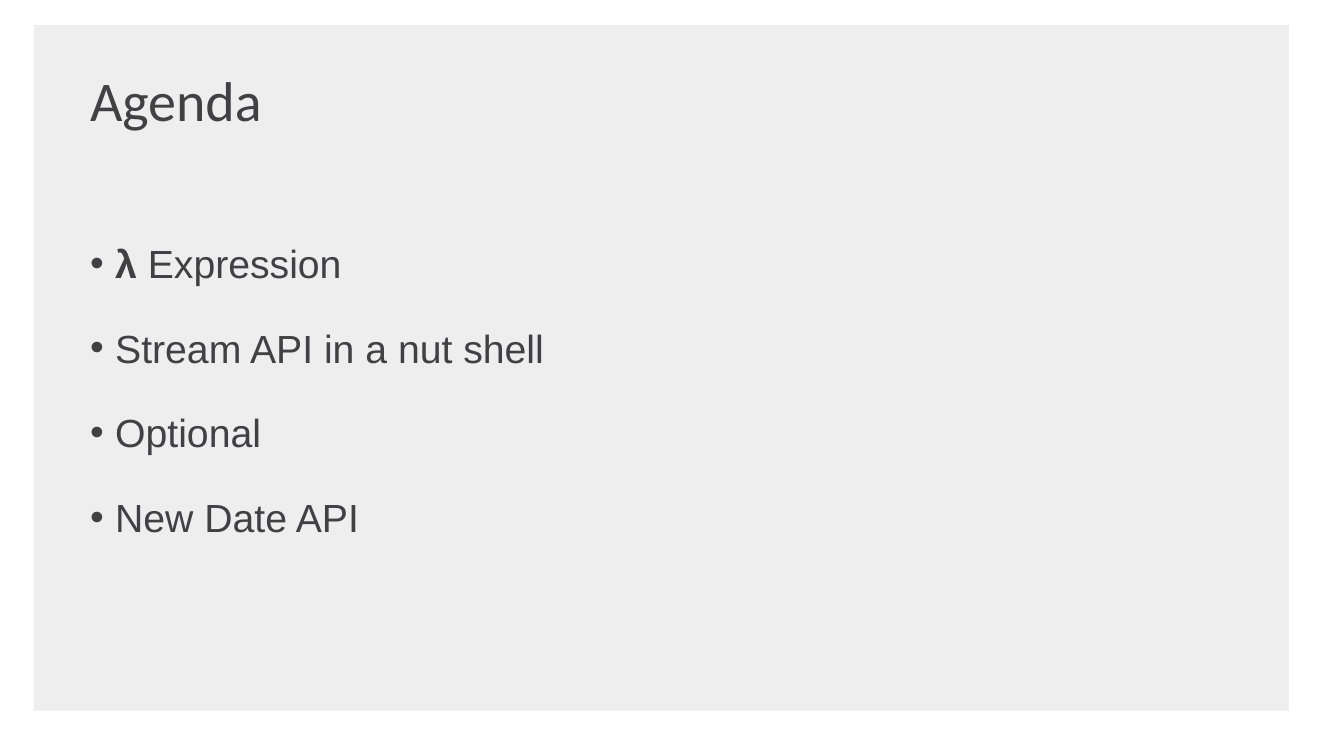
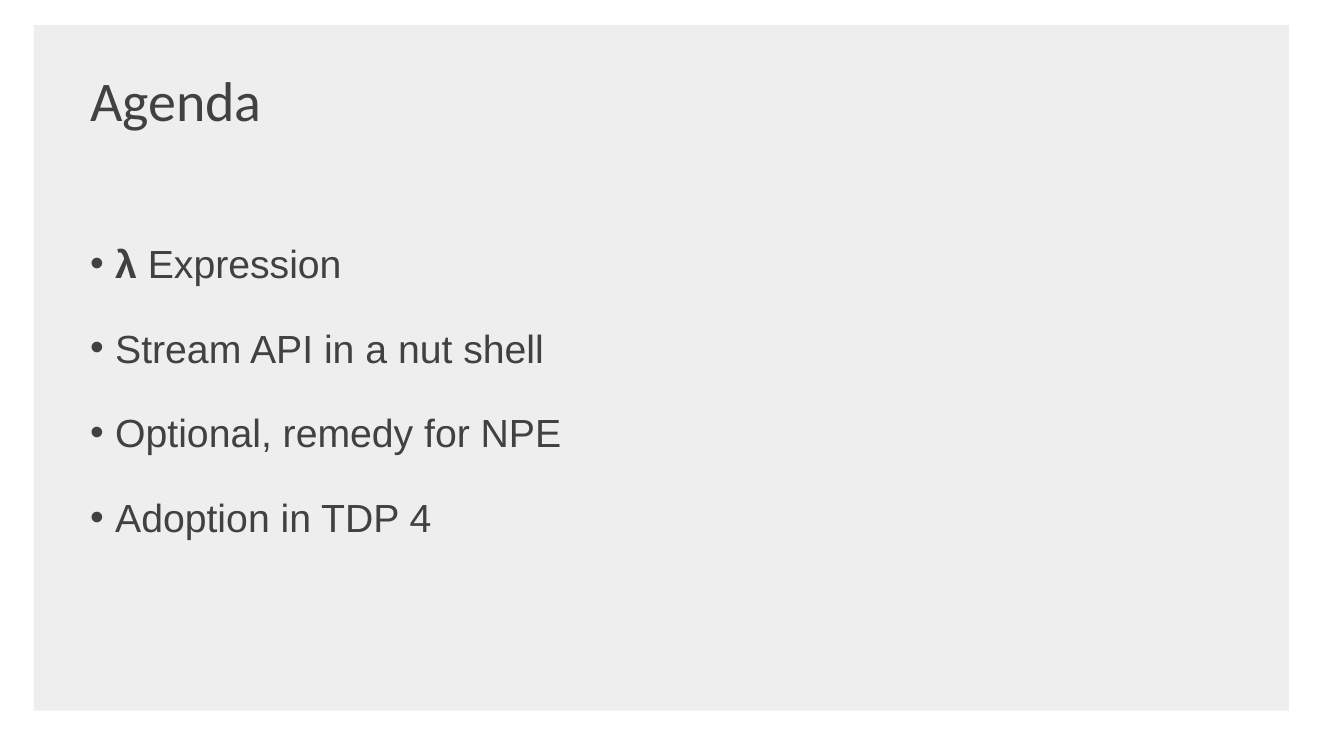
Before and after one commit to shaojie-xu-kp/Java8_lunch_learn, a slide deck: slide 2 of Java 8 & TDP.pptx. Drawn at 1344x756 pixels with LibreOffice and Linux fonts; fonts in the diff are those of the drawing; background and template pictures are left out. Boxes give left, top, right and bottom in pixels: in the first picture for what was removed or moved away, otherwise in the second. Text is boxed around its words. In the diff, an @@ line names an element or a change of style, - is before the commit and + after.

```diff
--- a/Java 8 & TDP.pptx
+++ b/Java 8 & TDP.pptx
@@ text at (115,418,561,540): text changed @@
-• Optional
-• New Date API
+• Optional, remedy for NPE
+• Adoption in TDP 4
```
Also in this commit, not shown: 6 other slides changed, 11 slides added, 2 slides removed.
